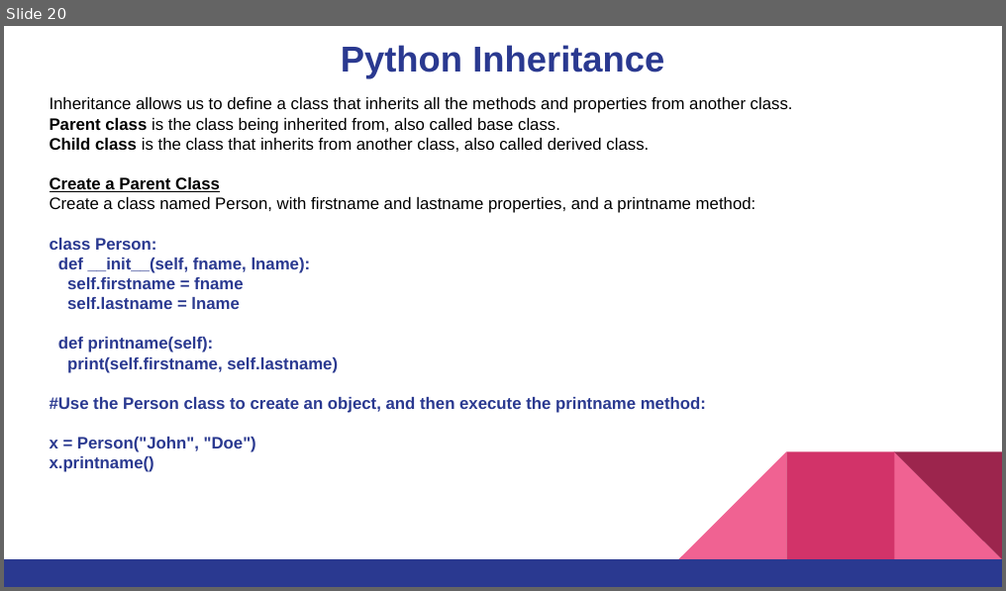
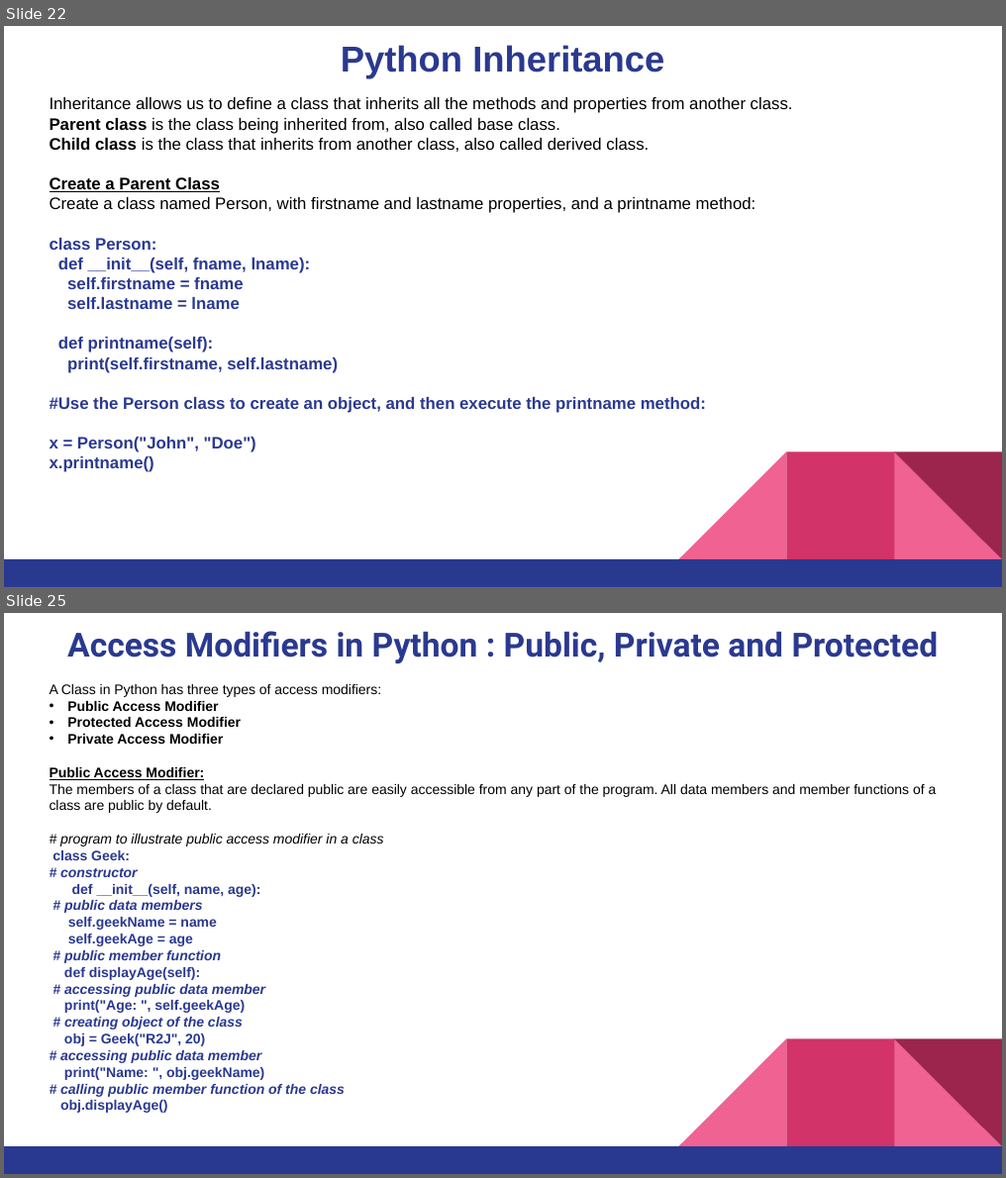
Before and after one commit to pnytrainingrepo/artificial-intelligence, a slide deck: Python-Programming-Week02.pptx. Shown one above the other, each under a label of ours: slide 20 before the commit, slides 22 and 25 after it; the slides between them are not shown. The pictures are 1006x591 and 1006x1178 pixels, drawn with LibreOffice and Linux fonts; fonts in the diff are those of the drawing. Boxes give left, top, right and bottom in pixels: in the first picture for what was removed or moved away, otherwise in the second. Text is boxed around its words. In the diff, an @@ line names an element or a change of style, - is before the commit and + after.

```diff
--- a/Python-Programming-Week02.pptx
+++ b/Python-Programming-Week02.pptx
@@ slide 25 added at [4, 613, 1002, 1174], background #FFFFFF; not listed: 5 template elements that a slide beside it also shows @@
@@ title added at [67, 631, 939, 663], 24 pt, text #2A3990, bold @@
+Access Modifiers in Python : Public, Private and Protected
@@ text added at [50, 684, 937, 1113], 10 pt, text #2A3990, bold @@
+A Class in Python has three types of access modifiers:
+• Public Access Modifier
+• Protected Access Modifier
+• Private Access Modifier
+Public Access Modifier:
+The members of a class that are declared public are easily accessible from any part of the program. All data members and member functions of a class are public by default.
+# program to illustrate public access modifier in a class
+class Geek:
+# constructor
+def __init__(self, name, age):
+# public data members
+self.geekName = name
+self.geekAge = age
+# public member function
+def displayAge(self):
+# accessing public data member
+print("Age: ", self.geekAge)
+# creating object of the class
+obj = Geek("R2J", 20)
+# accessing public data member
+print("Name: ", obj.geekName)
+# calling public member function of the class
+obj.displayAge()
@@ what was slide 20 is now slide 22 @@
```
Also in this commit, not shown: 3 slides changed, 9 other slides added, 2 slides removed, 24 other files.
